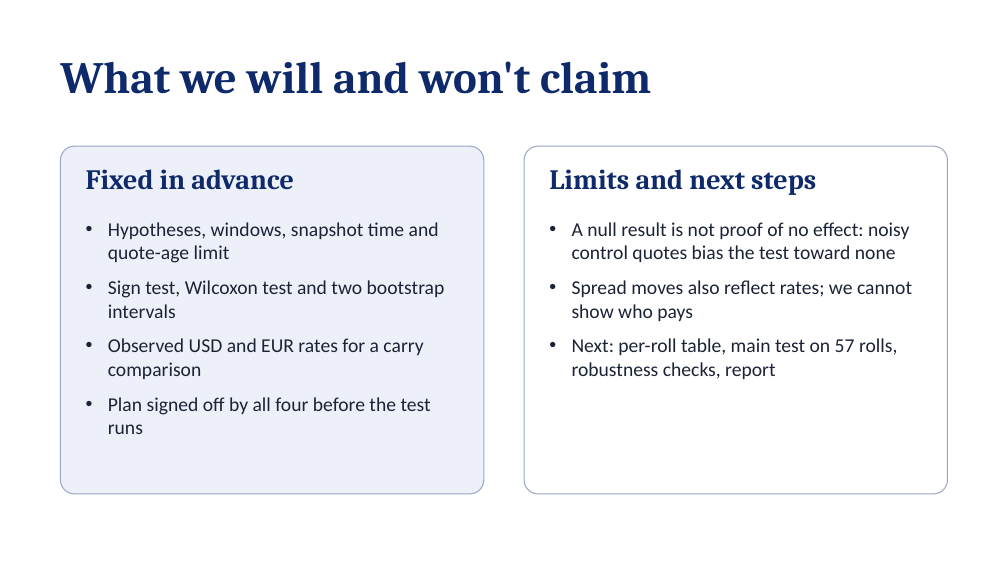
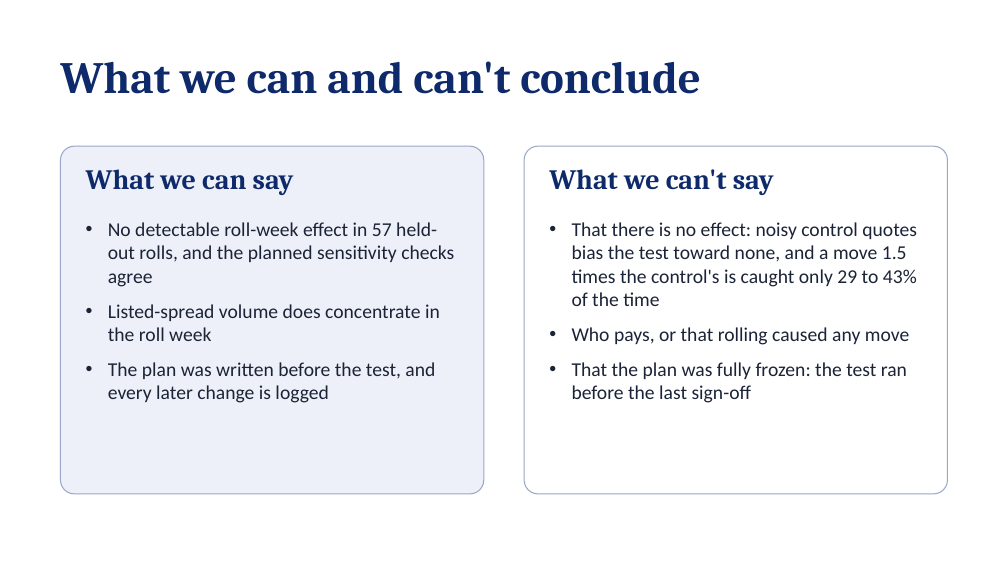
Before and after one commit to chris-mulligan-50/futures-project, a slide deck: slide 5 of docs/project_slides.pptx. Drawn at 1008x567 pixels with LibreOffice and Linux fonts; fonts in the diff are those of the drawing. Boxes give left, top, right and bottom in pixels: in the first picture for what was removed or moved away, otherwise in the second. Text is boxed around its words. In the diff, an @@ line names an element or a change of style, - is before the commit and + after.

```diff
--- a/docs/project_slides.pptx
+++ b/docs/project_slides.pptx
@@ text at (60, 61, 701, 94): text changed @@
-What we will and won't claim
+What we can and can't conclude
@@ text at (86, 169, 294, 195): text changed @@
-Fixed in advance
+What we can say
@@ text at (549, 169, 774, 195): text changed @@
-Limits and next steps
+What we can't say
@@ text at (108, 222, 454, 403): text changed @@
-• Hypotheses, windows, snapshot time and quote-age limit
-• Sign test, Wilcoxon test and two bootstrap intervals
-• Observed USD and EUR rates for a carry comparison
-• Plan signed off by all four before the test runs
+• No detectable roll-week effect in 57 held-out rolls, and the planned sensitivity checks agree
+• Listed-spread volume does concentrate in the roll week
+• The plan was written before the test, and every later change is logged
@@ text at (572, 222, 917, 403): text changed @@
-• A null result is not proof of no effect: noisy control quotes bias the test toward none
-• Spread moves also reflect rates; we cannot show who pays
-• Next: per-roll table, main test on 57 rolls, robustness checks, report
+• That there is no effect: noisy control quotes bias the test toward none, and a move 1.5 times the control's is caught only 29 to 43% of the time
+• Who pays, or that rolling caused any move
+• That the plan was fully frozen: the test ran before the last sign-off
```
Also in this commit, not shown: 2 other slides changed, 1 slide added, 1 slide removed.
